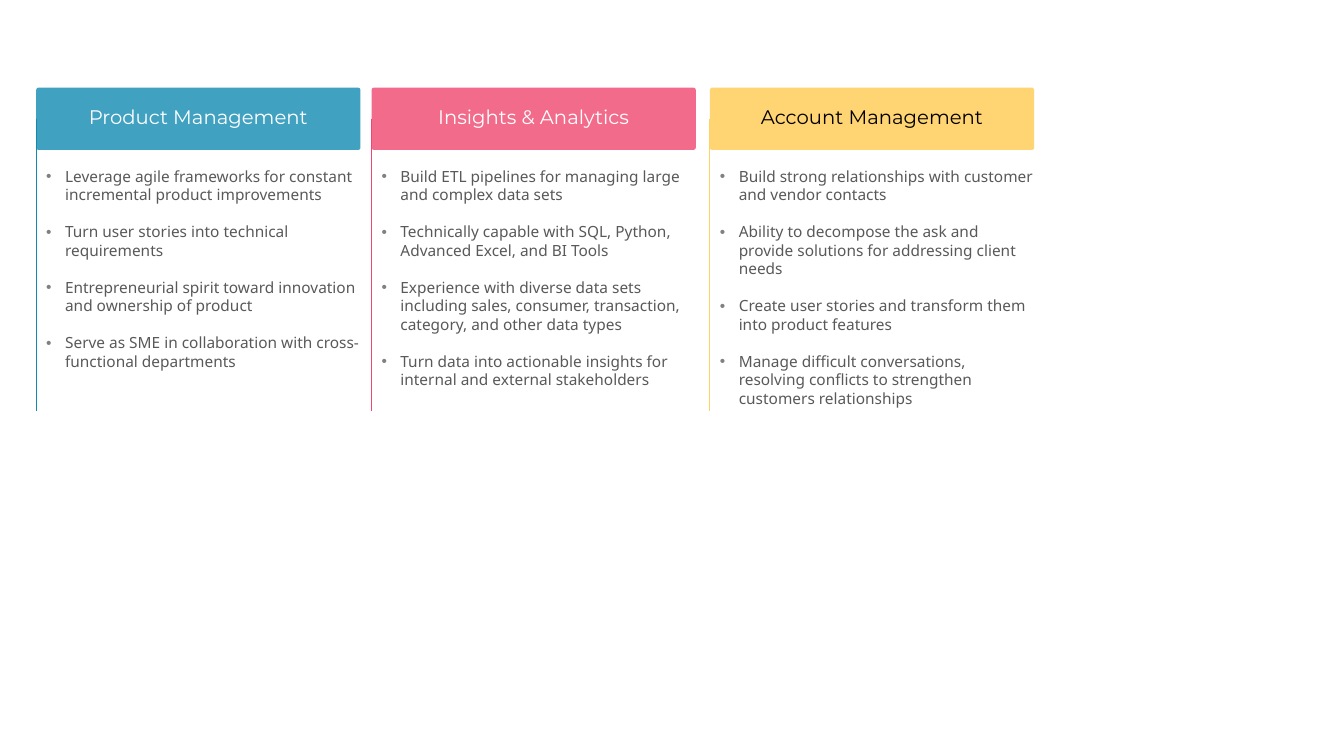
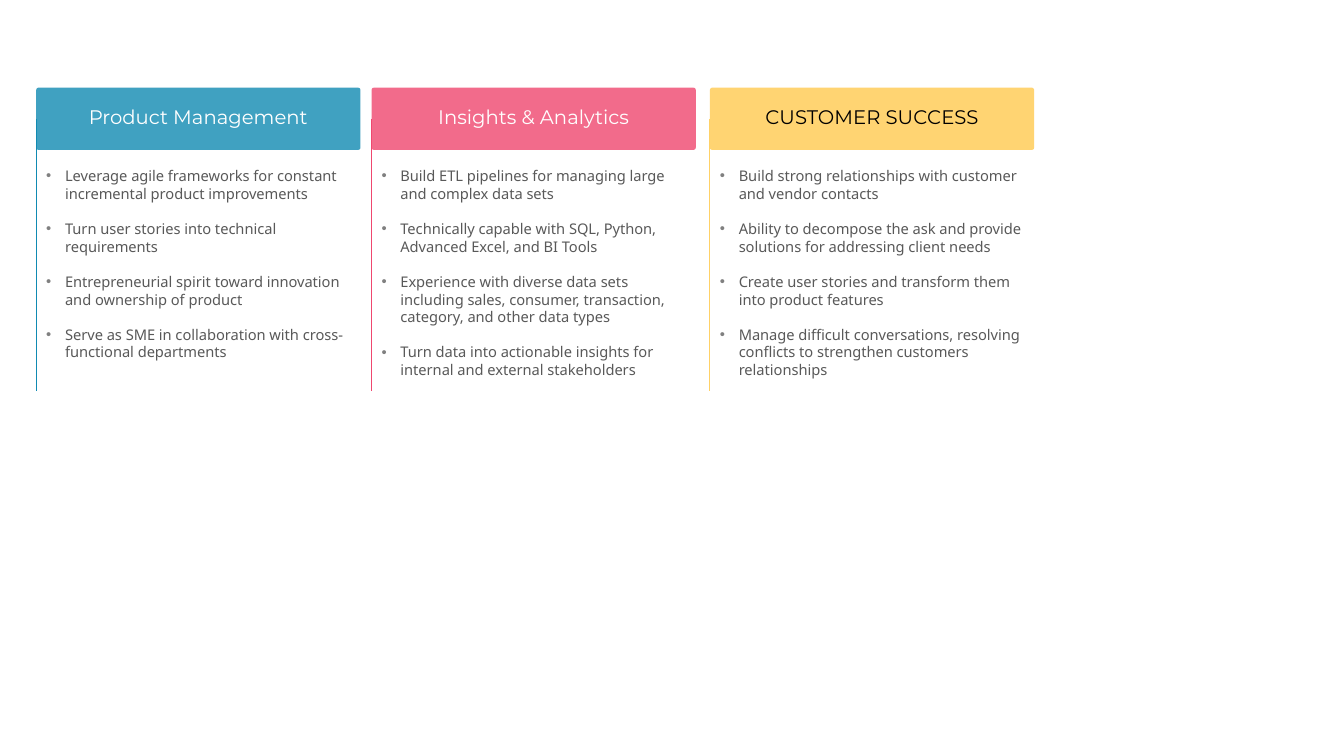
Before and after one commit to admiral810/admiral810.github.io, a slide deck: slide 3 of images/Images Creations (Venn Tools).pptx. Drawn at 1344x756 pixels with LibreOffice and Linux fonts; fonts in the diff are those of the drawing. Boxes give left, top, right and bottom in pixels: in the first picture for what was removed or moved away, otherwise in the second. Text is boxed around its words. In the diff, an @@ line names an element or a change of style, - is before the commit and + after.

```diff
--- a/images/Images Creations (Venn Tools).pptx
+++ b/images/Images Creations (Venn Tools).pptx
@@ line moved from (36, 119) - (36, 411) to (36, 119) - (36, 391) @@
@@ line moved from (372, 119) - (372, 411) to (372, 119) - (372, 391) @@
@@ line moved from (710, 119) - (710, 411) to (710, 119) - (710, 391) @@
@@ text at box(765, 110, 979, 124): text changed @@
-Account Management
+CUSTOMER SUCCESS
@@ size 11 to 10.5 pt in 3 elements at box(400, 170, 665, 375), box(65, 170, 343, 361), box(739, 170, 1021, 379) @@
```
Also in this commit, not shown: 1 slide added, 2 other files.
